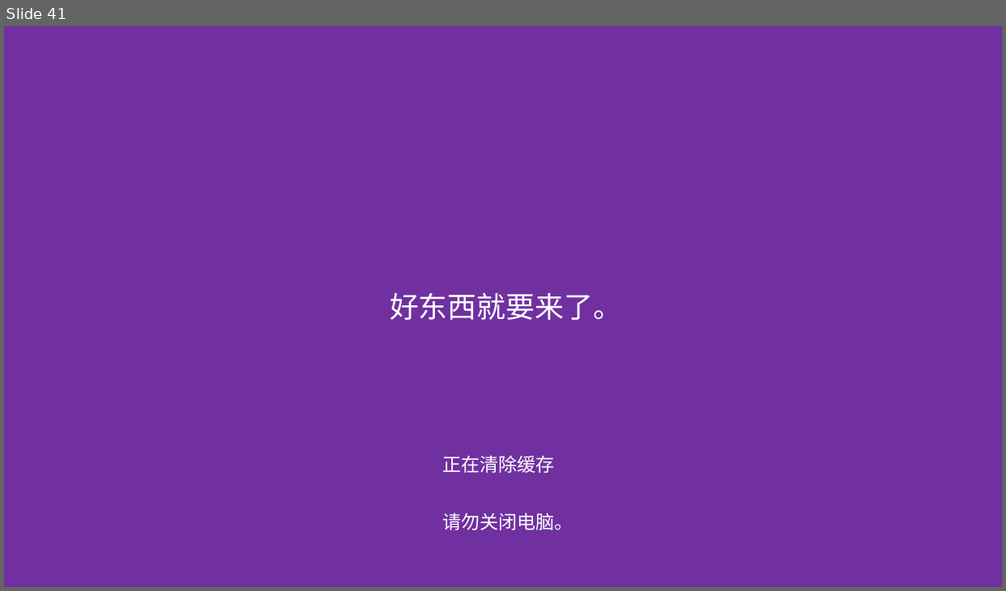
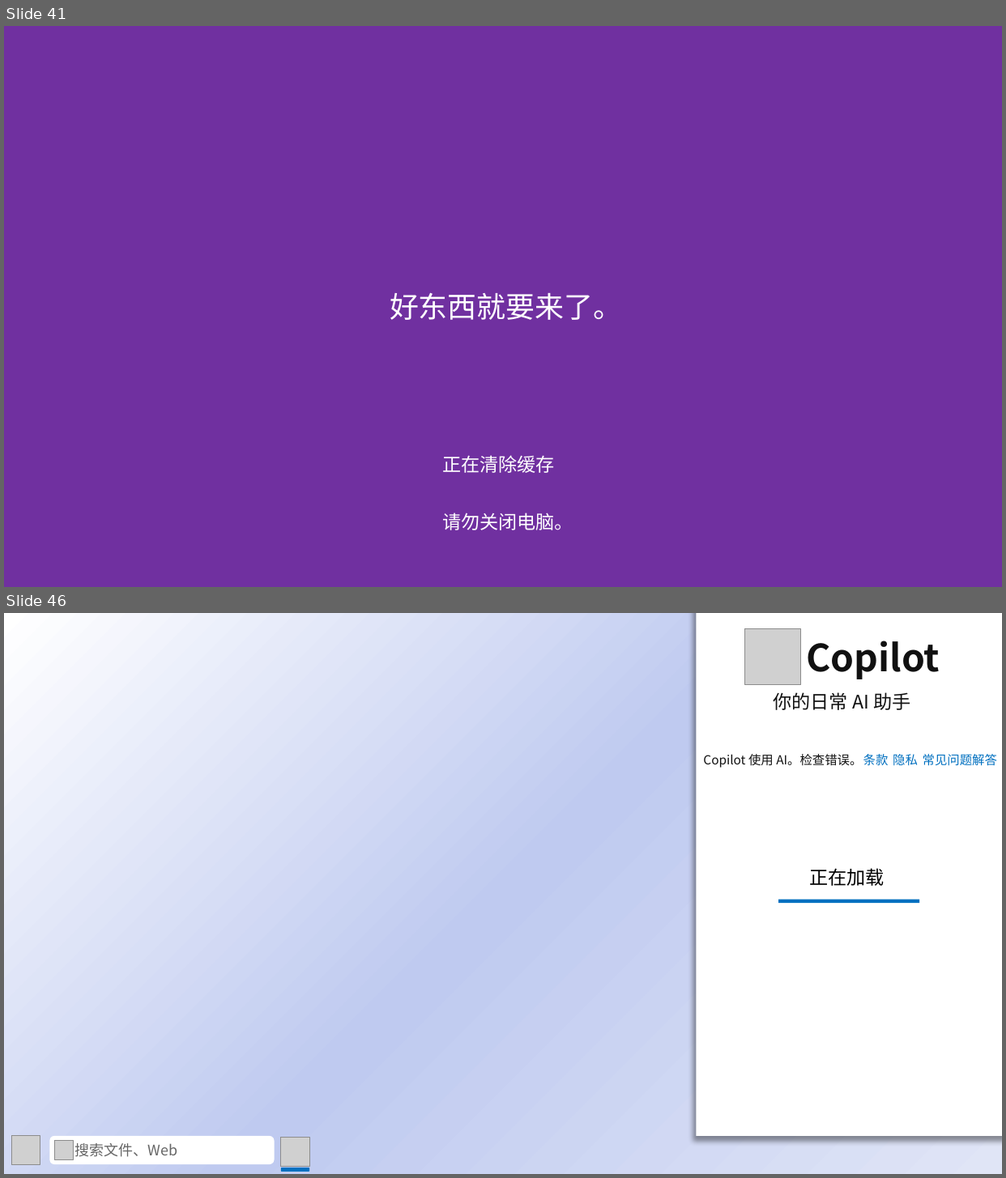
Before and after one commit to Ad-closeNN/Windows12-ppt, a slide deck: Win12 New.pptx. Shown one above the other, each under a label of ours: slide 41 before the commit, slides 41 and 46 after it; the slides between them are not shown. The pictures are 1006x591 and 1006x1178 pixels, drawn with LibreOffice and Linux fonts; fonts in the diff are those of the drawing; grey boxes stand for pictures. Boxes give left, top, right and bottom in pixels: in the first picture for what was removed or moved away, otherwise in the second. Text is boxed around its words. In the diff, an @@ line names an element or a change of style, - is before the commit and + after.

```diff
--- a/Win12 New.pptx
+++ b/Win12 New.pptx
@@ slide 46 added at box(4, 613, 1002, 1174), background gradient #FFFFFF to #C0CBF0 to #E0E5F7 @@
@@ rectangle added at box(697, 613, 1002, 1136), fill #FFFFFF @@
@@ picture added at box(744, 628, 800, 685) @@
@@ text added at box(806, 641, 940, 679), 36 pt, text #111111, bold @@
+Copilot
@@ text added at box(774, 692, 910, 710), 18 pt, text #111111 @@
+你的日常 AI 助手
@@ text added at box(703, 754, 888, 768), 12 pt, text #111111 @@
+Copilot 使用 AI。检查错误。
@@ text added at box(776, 754, 888, 766), 12 pt, text #0070C0 @@
+条款
@@ text added at box(893, 754, 918, 766), 12 pt, text #0070C0 @@
+隐私
@@ text added at box(923, 754, 997, 766), 12 pt, text #0070C0 @@
+常见问题解答
@@ text added at box(810, 868, 884, 886), 18 pt, text #000000 @@
+正在加载
@@ rectangle added at box(779, 900, 919, 904), fill #0070C0 @@
@@ picture added at box(11, 1136, 40, 1165) @@
@@ rounded rectangle added at box(49, 1136, 275, 1165), fill #FFFFFF @@
@@ picture added at box(55, 1141, 74, 1160) @@
@@ text added at box(75, 1144, 178, 1157), 14 pt, text #666666 @@
+搜索文件、Web
@@ picture added at box(281, 1138, 309, 1166) @@
@@ rounded rectangle added at box(281, 1169, 309, 1172), fill #0070C0 @@
```
Also in this commit, not shown: 5 other slides added.
